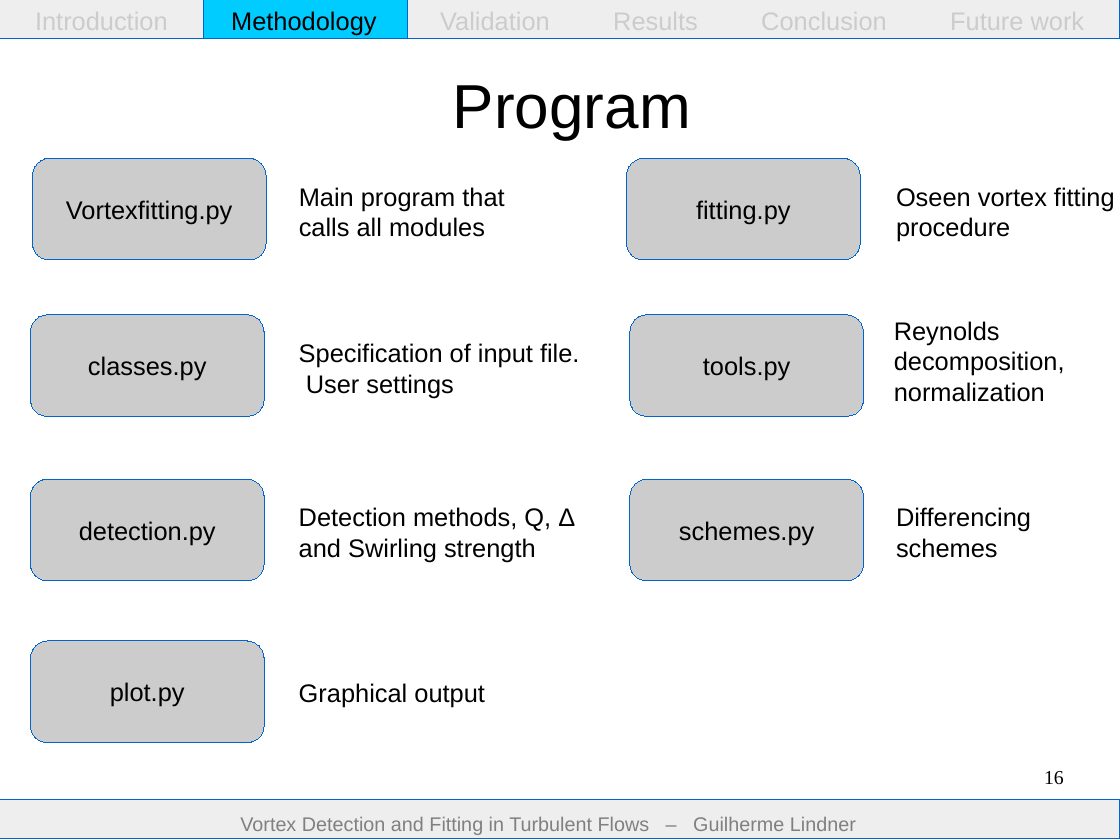
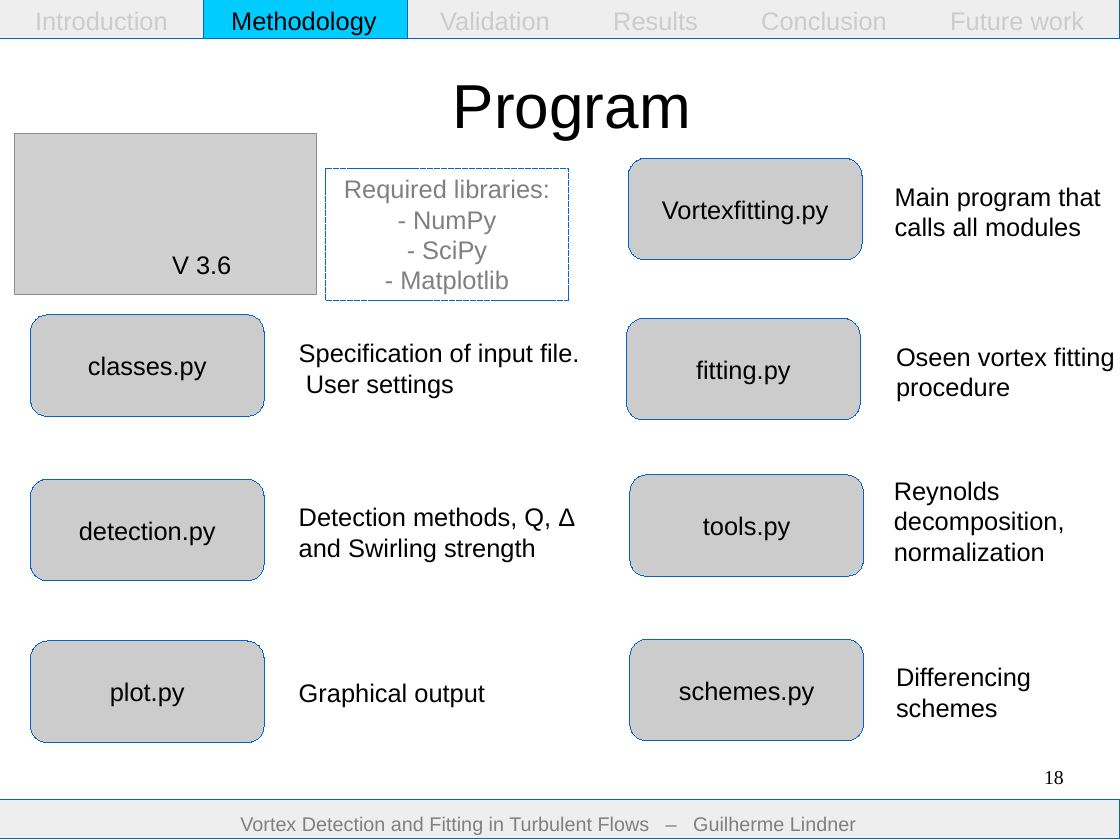
Before and after one commit to guilindner/VortexFitting, a slide deck: slide 18 of docs/report/presentation/presentation.odp (slide 16 before the commit). Drawn at 1120x840 pixels with LibreOffice and Linux fonts; fonts in the diff are those of the drawing; grey boxes stand for pictures. Boxes give left, top, right and bottom in pixels: in the first picture for what was removed or moved away, otherwise in the second. Text is boxed around its words. In the diff, an @@ line names an element or a change of style, - is before the commit and + after.

```diff
--- a/docs/report/presentation/presentation.odp
+++ b/docs/report/presentation/presentation.odp
@@ picture added at (14, 134, 316, 295) @@
@@ rectangle added at (325, 168, 569, 300), outline #0066CC 0 pt, 18 pt, text #808080 @@
+Required libraries:
+- NumPy
+- SciPy
+- Matplotlib
@@ rounded rectangle "Vortexfitting.py": place and size @@
-rounded rectangle "Vortexfitting.py" at (33, 159, 266, 260)
+rounded rectangle "Vortexfitting.py" at (629, 159, 863, 260)
@@ text "Main program that": place and size @@
-text "Main program that" at (299, 187, 504, 237)
+text "Main program that" at (895, 187, 1100, 237)
@@ text added at (172, 256, 231, 275), 18 pt, text #000000 @@
+V 3.6
@@ 3 rounded rectangles, 3 texts: place and size @@
-3 rounded rectangles, 3 texts at (627, 159, 1115, 581)
+3 rounded rectangles, 3 texts at (627, 318, 1115, 741)
@@ page number at (1044, 771, 1064, 785): text changed @@
-16
+18
```
Also in this commit, not shown: 11 other slides changed, 2 slides added.
